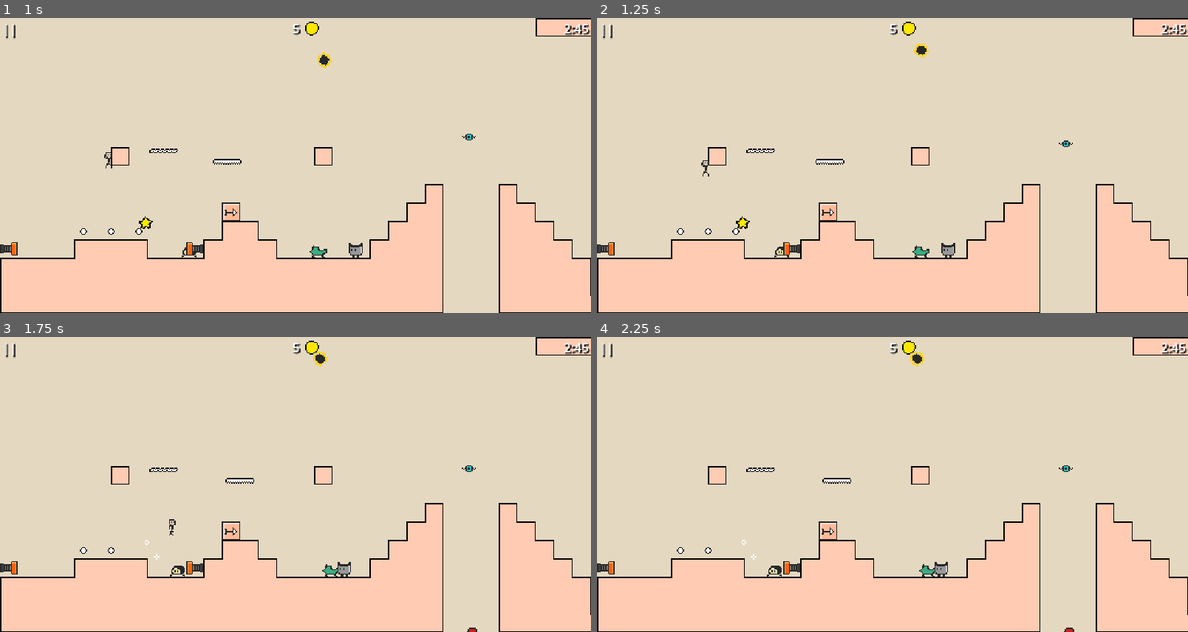
Above: before the commit, frames 1-4 (two rows, left to right).
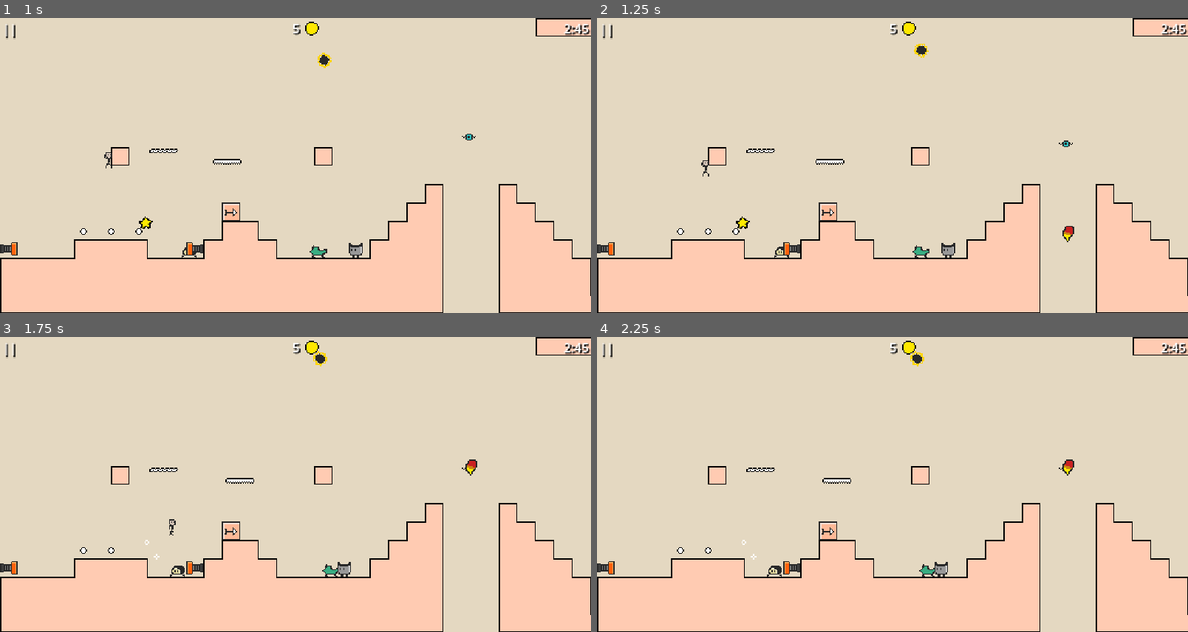
Above: after the commit, the same moments.

Repository: yannicka/ninja
Game: Godot game, scene res://src/Scenes/Game.tscn
Two runs of this game, one before a commit and one after it. Both use one fixed random seed, a clock stepped at 60 frames per second and the inputs below.
Inputs (mouse positions are in pixels of both pictures, inside the frame that each line leads up to):
- Up to frame 1 (1 s): move the mouse to (425, 150) at 0.52 s; hold Right (ui_right) from 0.53 s (still down); hold Space (space) from 0.53 s (still down); click (425, 150) at 0.67 s; tap Up (ui_up) at 0.77 s
- Up to frame 2 (1.25 s): keep holding Right (ui_right); keep holding Space (space)
- Up to frame 3 (1.75 s): keep holding Right (ui_right); move the mouse to (177, 499) at 1.27 s; release Space (space) at 1.28 s; tap Space (space) at 1.35 s; tap Up (ui_up) at 1.52 s
- Up to frame 4 (2.25 s): tap Enter at 2 s; move the mouse to (951, 419) at 2.02 s; release Right (ui_right) at 2.03 s; hold Left (ui_left) from 2.03 s (still down); hold Space (space) from 2.03 s (still down)

Frame 1 is identical in both runs. In frame 2, less than 0.1% of the frame differs, in the area x 78-81%, y 70-76%; in frame 3, 0.1%, in the area x 78-81%, y 41-100%; in frame 4, 0.1%.

Commit message:
Relecture de la boule de feu

Diff:
--- a/src/Enemies/Fireball.gd
+++ b/src/Enemies/Fireball.gd
@@ -1,6 +1,5 @@
 extends Node2D
 
-func _on_area_2d_body_entered(body):
+func _on_area_2d_body_entered(body: Node2D) -> void:
 	if body.has_method("die"):
 		body.die()
-		queue_free()
--- a/src/Enemies/Fireball.tscn
+++ b/src/Enemies/Fireball.tscn
@@ -38,7 +38,7 @@
 
 [sub_resource type="Animation" id="Animation_nyvv8"]
 resource_name = "fire"
-length = 5.0
+length = 3.0
 loop_mode = 1
 tracks/0/type = "value"
 tracks/0/imported = false
@@ -47,10 +47,10 @@
 tracks/0/interp = 1
 tracks/0/loop_wrap = true
 tracks/0/keys = {
-"times": PackedFloat32Array(0, 1.5, 3, 5),
-"transitions": PackedFloat32Array(-0.5, -0.5, -0.5, -0.5),
+"times": PackedFloat32Array(0, 1, 2, 3),
+"transitions": PackedFloat32Array(1, 0.5, 2, 2),
 "update": 0,
-"values": [Vector2(0, 0), Vector2(0, 0), Vector2(0, -200), Vector2(0, 0)]
+"values": [Vector2(0, 0), Vector2(0, 0), Vector2(0, -210), Vector2(0, 0)]
 }
 
 [sub_resource type="AnimationLibrary" id="AnimationLibrary_lr1kc"]
